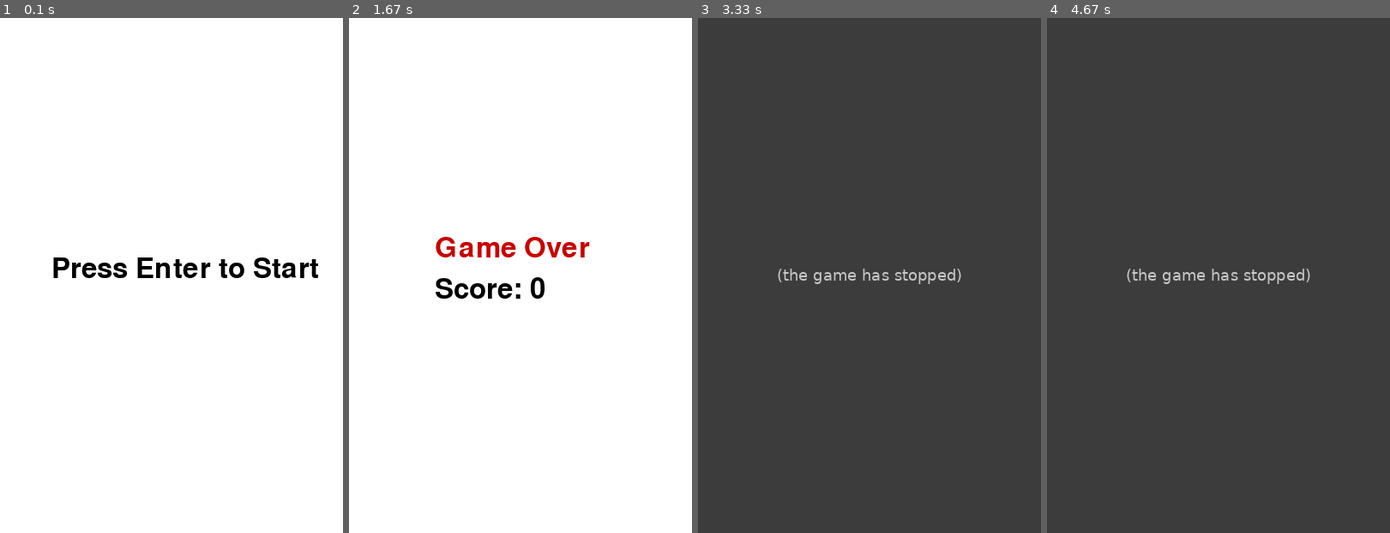
Above: before the commit, frames 1-4 (left to right).
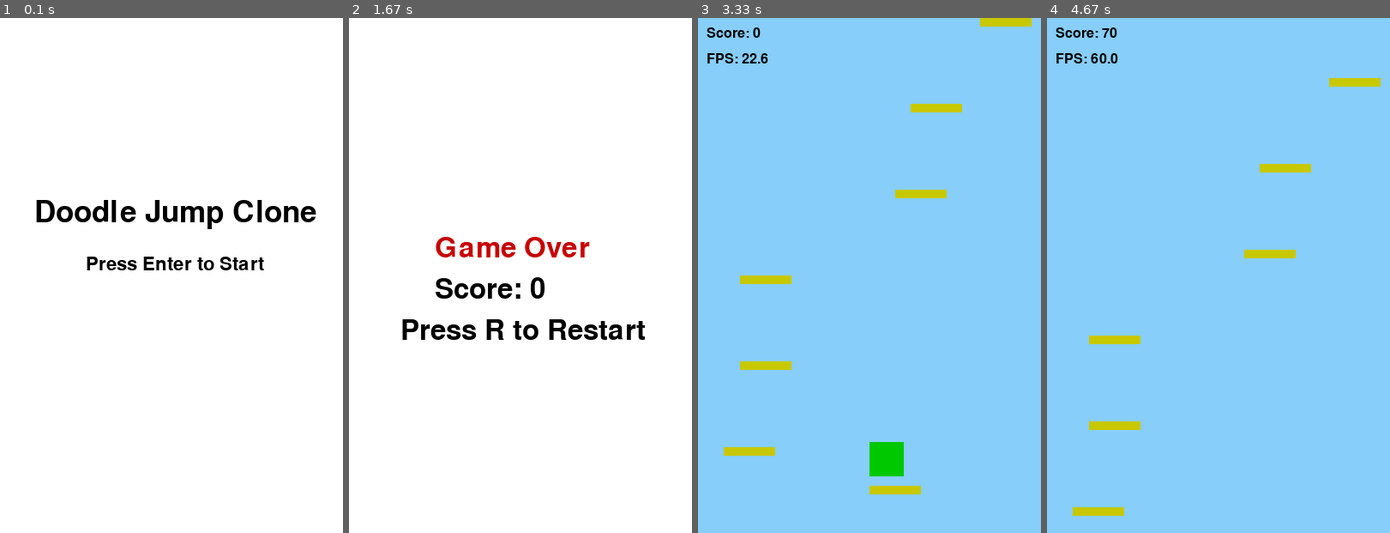
Above: after the commit, the same moments.

Repository: antonionoca1/doodlejump-pygame-clone
Game: pygame game, started from main.py
Two runs of this game, one before a commit and one after it. Both use one fixed random seed, a clock stepped at 60 frames per second and the inputs below.
Inputs:
- Up to frame 1 (0.1 s): no input
- Up to frame 2 (1.67 s): tap Enter at 0.33 s; hold Right 0.67-1.13 s; hold Right 1.17-1.63 s
- Up to frame 3 (3.33 s): hold R 1.67-2.2 s; hold Left 1.67-2.2 s; hold Left 2.23-2.77 s; hold R from 3.23 s (still down)
- Up to frame 4 (4.67 s): release R at 3.6 s; hold Left 3.63-4.27 s; hold Left from 4.3 s (still down)

The runs differ from the first frame. In frame 1, 3.2% of the frame differs, in the area x 10-93%, y 35-51%; in frame 2, 1.3%; in frame 3, 100%; in frame 4, 100%, in the area x 0-100%, y 0-100%.
Before the commit the program exited at 3.32 s; later frames show no game.

Commit message:
[dj-8] R key and ESC key behaviours. improved main menu text and readme

Diff:
--- a/main.py
+++ b/main.py
@@ -81,29 +81,49 @@
     screen.blit(fps_text, (10, 40))
 
 
+def handle_quit_events():
+    """Return True if ESC or QUIT event is detected."""
+    for event in pygame.event.get():
+        if event.type == pygame.QUIT:
+            return True
+        if event.type == pygame.KEYDOWN and event.key == pygame.K_ESCAPE:
+            return True
+    return False
+
+
 def show_main_menu(screen):
-    font = pygame.font.Font(None, 48)
+    font = pygame.font.Font(None, 32)
+    title_font = pygame.font.Font(None, 52)
+    title_text = title_font.render("Doodle Jump Clone", True, (0, 0, 0))
     menu_text = font.render("Press Enter to Start", True, (0, 0, 0))
     screen.fill((255, 255, 255))
-    screen.blit(menu_text, (60, HEIGHT // 2 - 24))
+    screen.blit(title_text, (WIDTH // 10, HEIGHT // 2 - 90))
+    screen.blit(menu_text, (WIDTH // 4, HEIGHT // 2 - 24))
     pygame.display.flip()
     while True:
-        for event in pygame.event.get():
-            if event.type == pygame.QUIT:
-                return False
-            if event.type == pygame.KEYDOWN and event.key == pygame.K_RETURN:
-                return True
+        if handle_quit_events():
+            return False
+        keys = pygame.key.get_pressed()
+        if keys[pygame.K_RETURN]:
+            return True
 
 
 def show_game_over(screen, score):
     font = pygame.font.Font(None, 48)
     over_text = font.render("Game Over", True, (200, 0, 0))
     score_text = font.render(f"Score: {score}", True, (0, 0, 0))
+    restart_text = font.render("Press R to Restart", True, (0, 0, 0))
     screen.fill((255, 255, 255))
     screen.blit(over_text, (100, HEIGHT // 2 - 48))
     screen.blit(score_text, (100, HEIGHT // 2))
+    screen.blit(restart_text, (60, HEIGHT // 2 + 48))
     pygame.display.flip()
-    pygame.time.wait(2000)
+    while True:
+        if handle_quit_events():
+            return False
+        keys = pygame.key.get_pressed()
+        if keys[pygame.K_r]:
+            return True
 
 
 def init_pygame():
@@ -116,27 +136,29 @@
     if not show_main_menu(screen):
         pygame.quit()
         sys.exit()
-    player = Player(WIDTH // 2, HEIGHT - 100)
-    platforms = PlatformManager(WIDTH, HEIGHT, player.rect)
-    score = 0
-    running = True
-    while running:
-        clock.tick(FPS)
-        for event in pygame.event.get():
-            if event.type == pygame.QUIT:
+    while True:
+        player = Player(WIDTH // 2, HEIGHT - 100)
+        platforms = PlatformManager(WIDTH, HEIGHT, player.rect)
+        score = 0
+        running = True
+        while running:
+            clock.tick(FPS)
+            if handle_quit_events():
+                return
+            keys = pygame.key.get_pressed()
+            offset = platforms.update(player)
+            player.update(keys, platforms, offset)
+            score = player.get_score()
+            screen.fill((135, 206, 250))
+            platforms.draw(screen)
+            player.draw(screen)
+            draw_hud(screen, score, clock)
+            pygame.display.flip()
+            if player.is_game_over(HEIGHT):
                 running = False
-        keys = pygame.key.get_pressed()
-        offset = platforms.update(player)
-        player.update(keys, platforms, offset)
-        score = player.get_score()
-        screen.fill((135, 206, 250))
-        platforms.draw(screen)
-        player.draw(screen)
-        draw_hud(screen, score, clock)
-        pygame.display.flip()
-        if player.is_game_over(HEIGHT):
-            running = False
-    show_game_over(screen, score)
+        restart = show_game_over(screen, score)
+        if not restart:
+            break
     pygame.quit()
 
 
Not shown, changed: README.md
